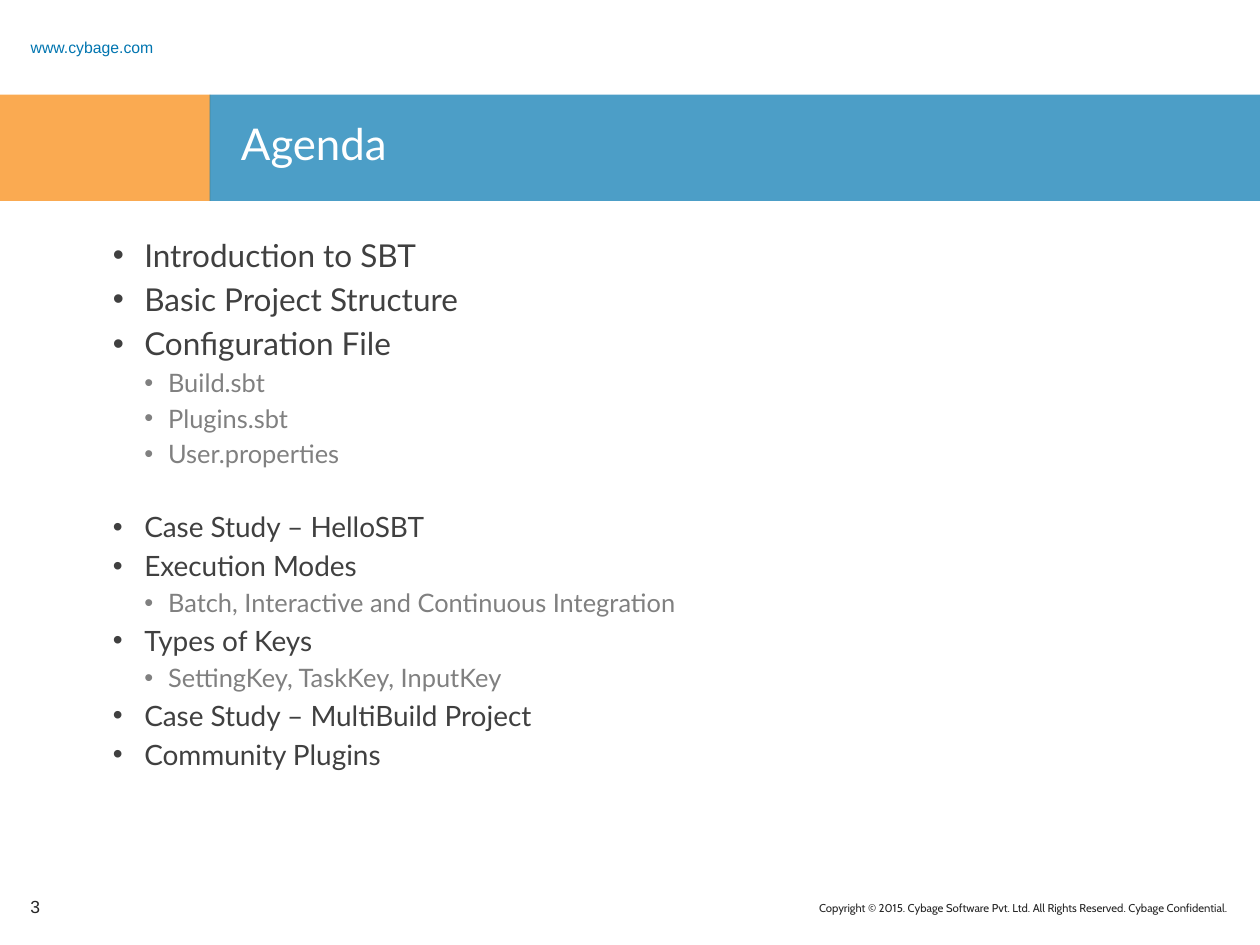
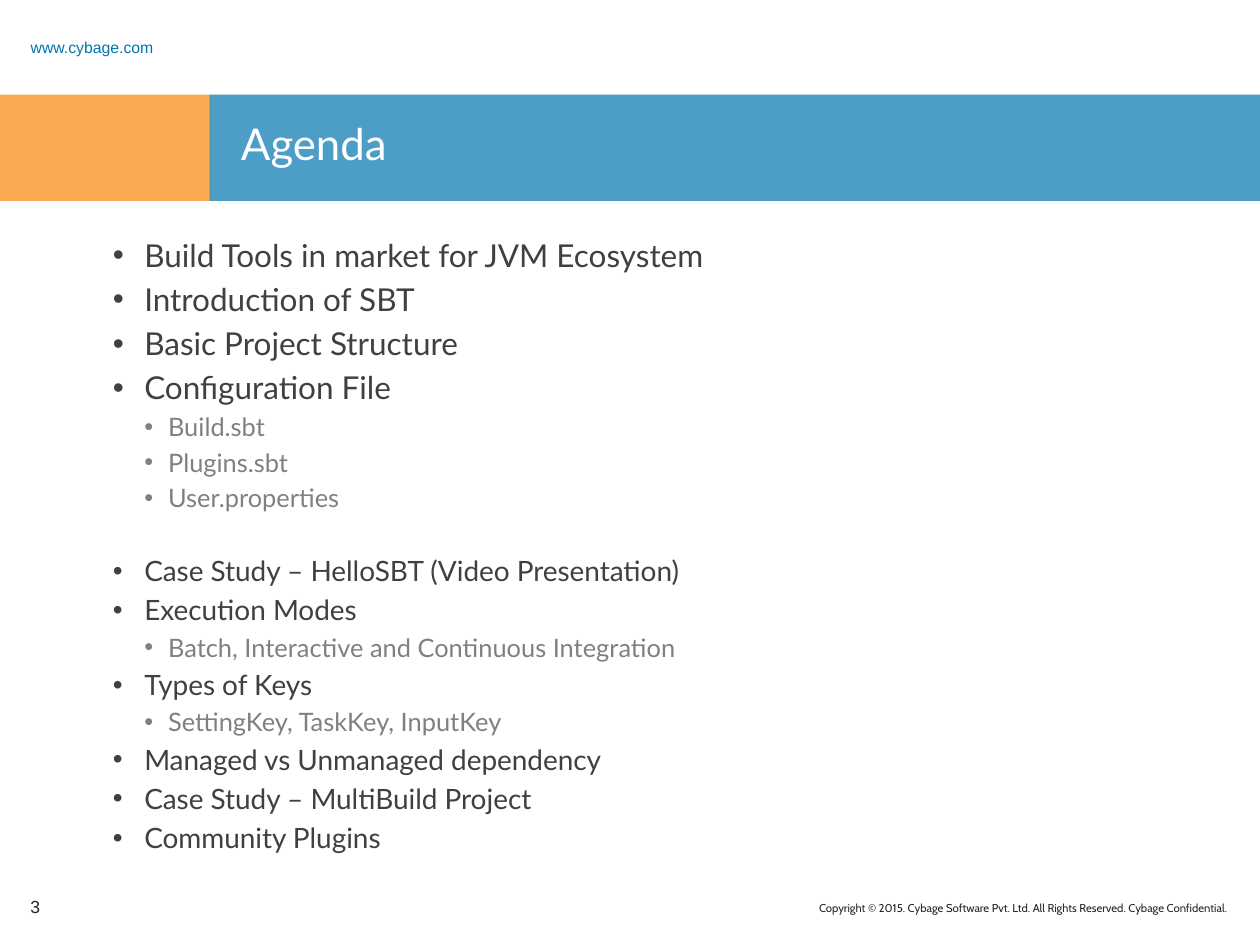
Before and after one commit to rashmitk/Documentation, a slide deck: slide 3 of SBT/SBT.pptx. Drawn at 1260x945 pixels with LibreOffice and Linux fonts; fonts in the diff are those of the drawing; background and template pictures are left out. Boxes give left, top, right and bottom in pixels: in the first picture for what was removed or moved away, otherwise in the second. Text is boxed around its words. In the diff, an @@ line names an element or a change of style, - is before the commit and + after.

```diff
--- a/SBT/SBT.pptx
+++ b/SBT/SBT.pptx
@@ text at (x1=144, y1=244, x2=703, y2=312): text changed @@
-• Introduction to SBT
+• Build Tools in market for JVM Ecosystem
+• Introduction of SBT
@@ text at (x1=144, y1=559, x2=679, y2=586): text changed @@
-• Case Study – HelloSBT
+• Case Study – HelloSBT (Video Presentation)
@@ text at (x1=144, y1=749, x2=601, y2=775): paragraph added @@
+• Managed vs Unmanaged dependency
```
Also in this commit, not shown: 1 other slide changed, 3 slides added, 1 slide removed.
